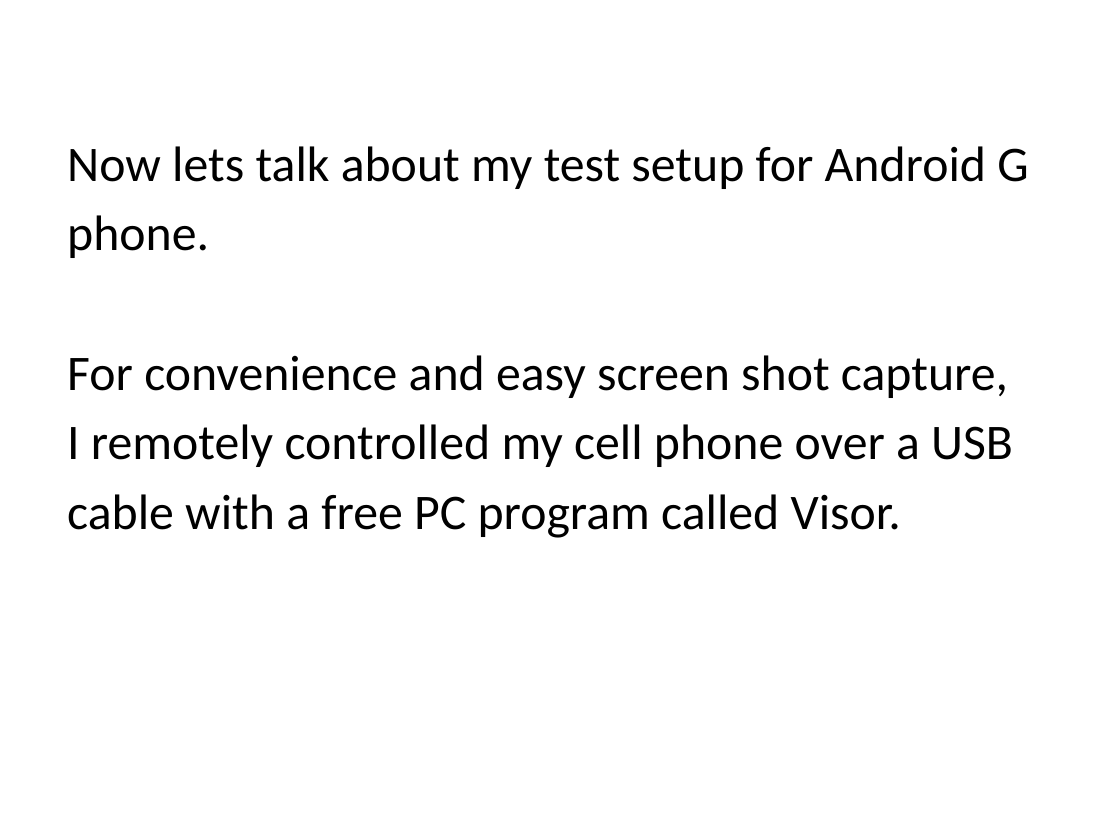
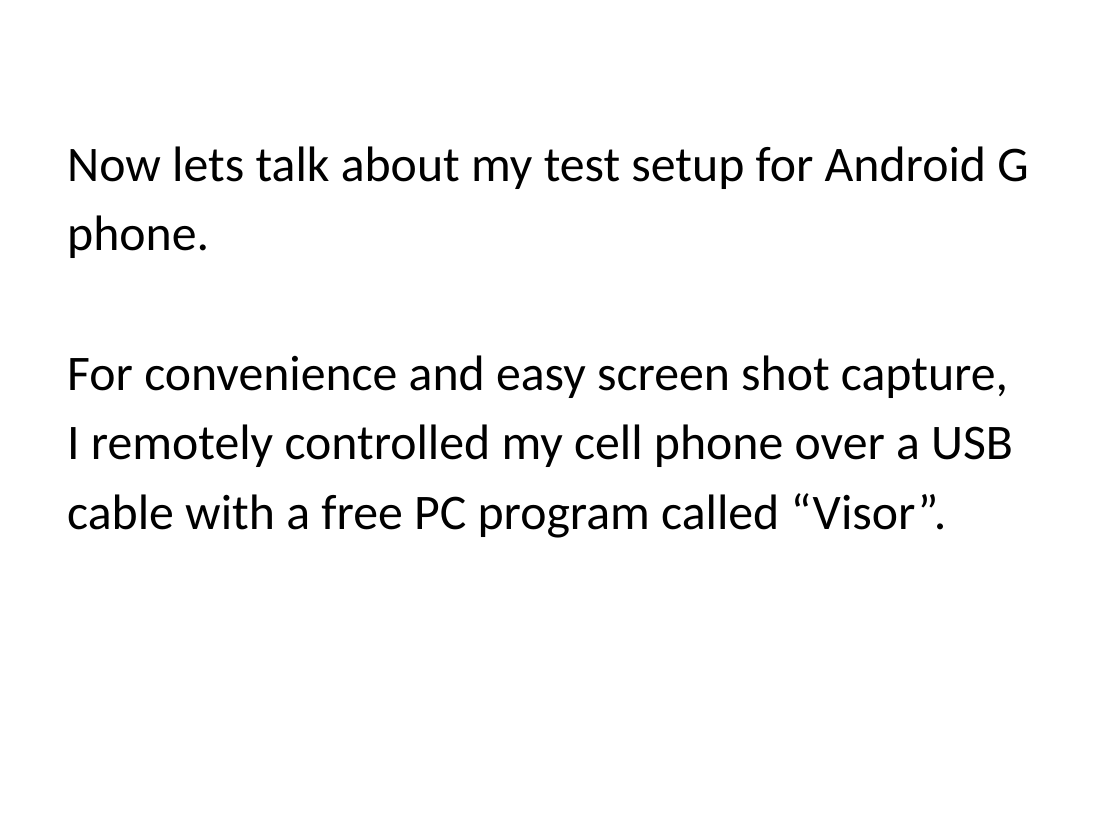
Before and after one commit to jmkuss/BLE_Nano2_Demo, a slide deck: slide 9 of PresentationCues.pptx. Drawn at 1120x840 pixels with LibreOffice and Linux fonts; fonts in the diff are those of the drawing. Boxes give left, top, right and bottom in pixels: in the first picture for what was removed or moved away, otherwise in the second. Text is boxed around its words. In the diff, an @@ line names an element or a change of style, - is before the commit and + after.

```diff
--- a/PresentationCues.pptx
+++ b/PresentationCues.pptx
@@ text at [67, 493, 947, 538]: text changed @@
-cable with a free PC program called Visor.
+cable with a free PC program called “Visor”.
```
Also in this commit, not shown: 14 other slides changed, 1 slide removed, 3 other files.
